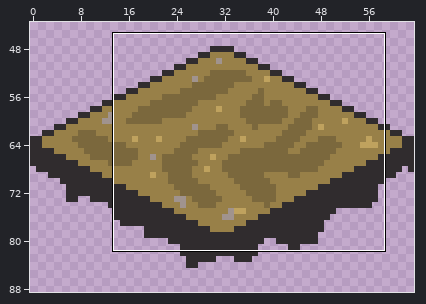
Edited in one commit: sprite sheet (assets/ground.png). Above: a wide view before the commit, with the close-up outlined.
Close-up. Before:
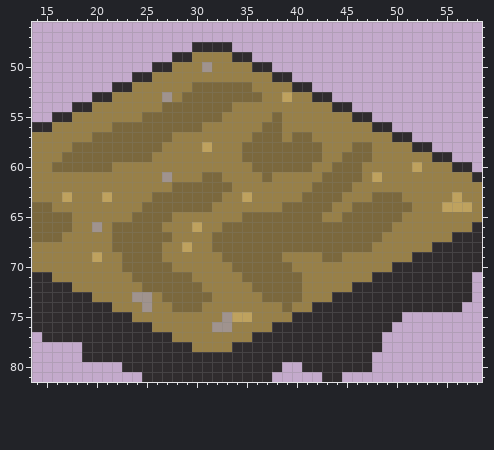
The file is 64x128 pixels. Shown: x 14..58, y 46..81. The wide view leaves out empty margins.
After the commit:
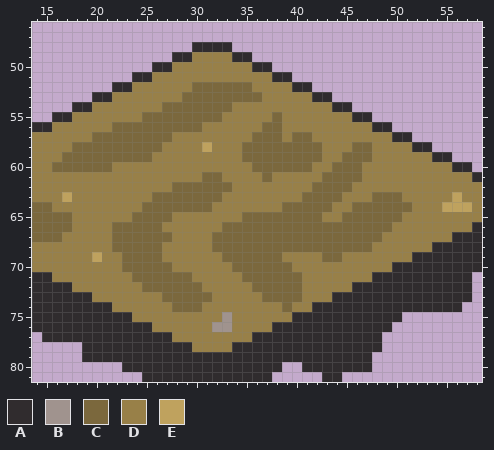
Palette (. is transparent): A #302c2e  B #a0938e  C #7b683d  D #988048  E #bfa25e
From old to new:
y 50: x 31 B -> D
y 53: x 27 B -> D; x 39 E -> D
y 60: x 52 E -> D
y 61: x 27 B -> D; x 48 E -> D
y 63: x 21 E -> D; x 35 E -> D
y 66: x 20 B -> D; x 30 E -> D
y 68: x 29 E -> D
y 73: x 24..25 BB -> DD
y 74: x 25 B -> D
y 75: x 34..35 EE -> DD
Where, in picture pixels (left, top, right, bottom), the same in both close-ups:
changed: (162, 62, 212, 102)
changed: (282, 92, 292, 102)
changed: (372, 162, 422, 182)
changed: (162, 172, 202, 252)
changed: (92, 192, 112, 232)
changed: (242, 192, 252, 202)
changed: (132, 292, 152, 312)
changed: (232, 312, 252, 322)
